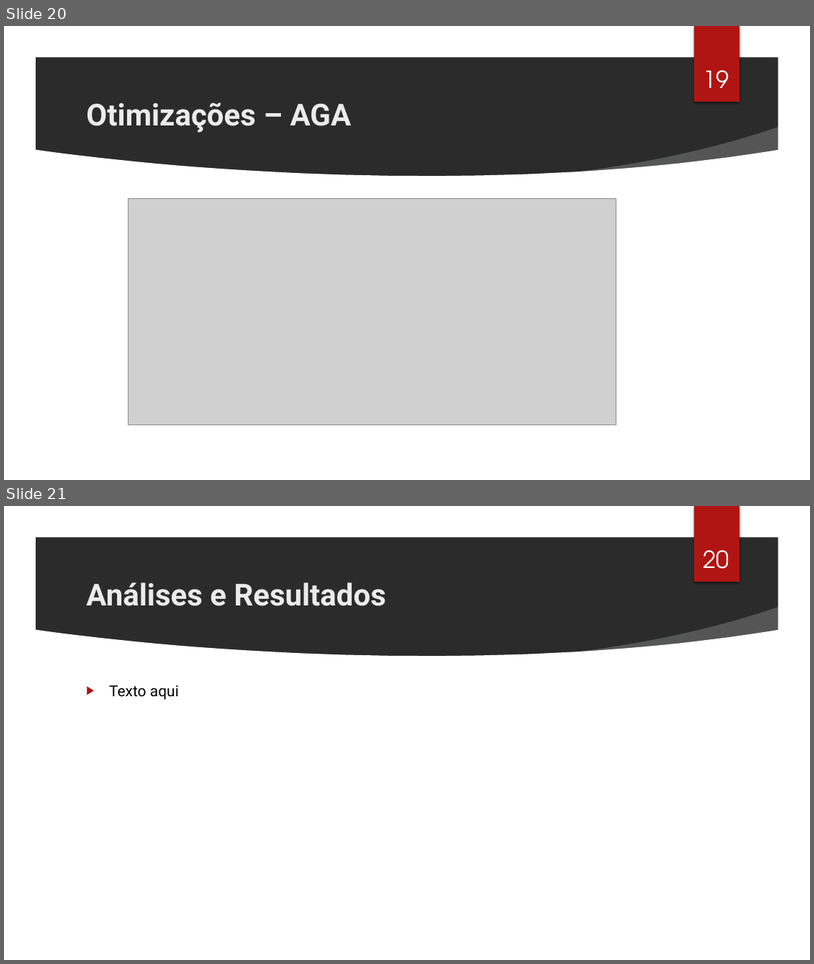
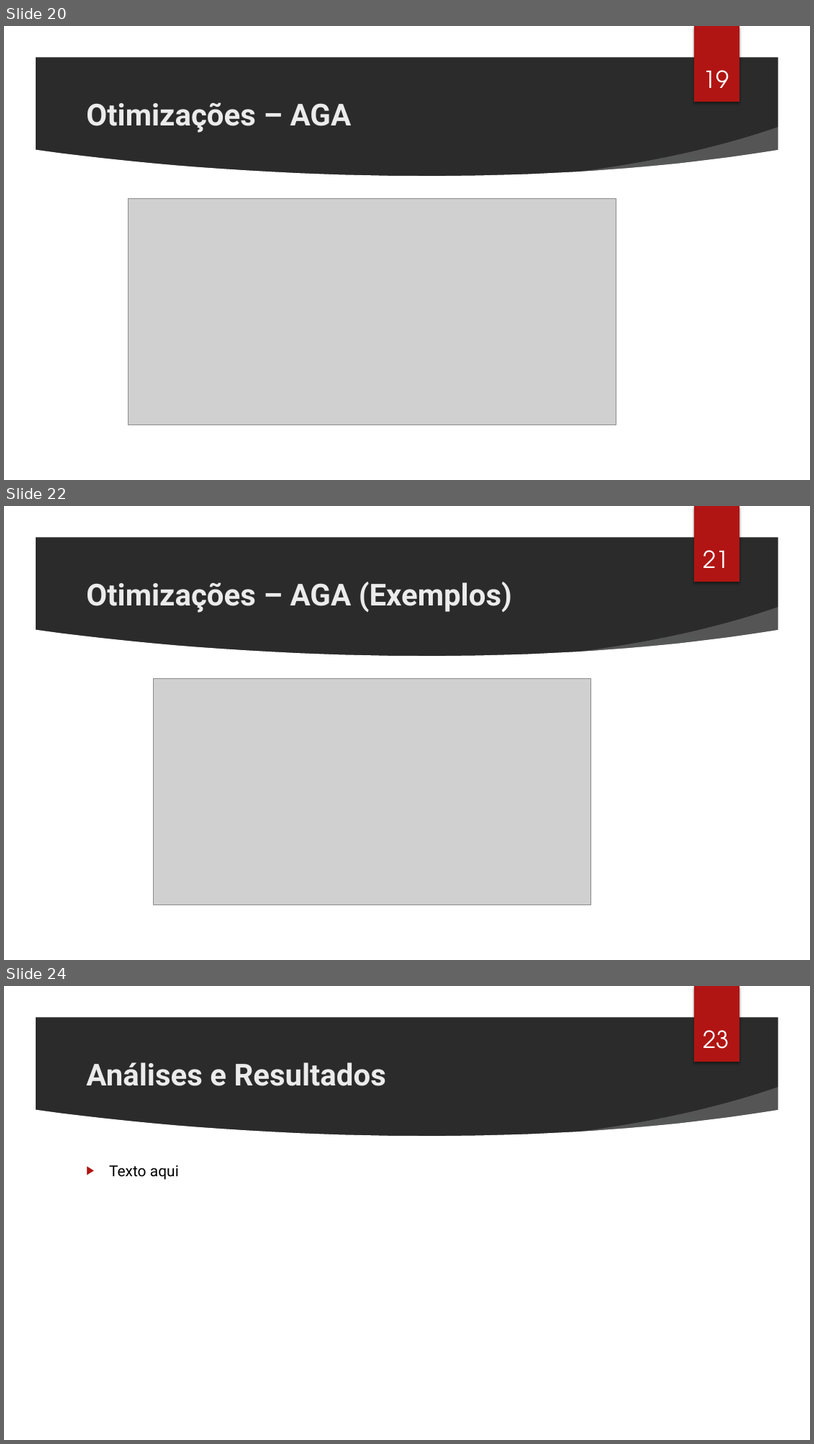
Before and after one commit to cassioss/genetics, a slide deck: presentations/TG2_Apresentacao_Cassio.pptx. Shown one above the other, each under a label of ours: slides 20 and 21 before the commit, slides 20, 22 and 24 after it; the slides between them are not shown. The pictures are 814x964 and 814x1444 pixels, drawn with LibreOffice and Linux fonts; fonts in the diff are those of the drawing; grey boxes stand for pictures; background and template pictures are left out; a plain dark background stands for a picture behind light text. Boxes give left, top, right and bottom in pixels: in the first picture for what was removed or moved away, otherwise in the second. Text is boxed around its words. In the diff, an @@ line names an element or a change of style, - is before the commit and + after.

Commit message:
Added a few more images for presentation

```diff
--- a/presentations/TG2_Apresentacao_Cassio.pptx
+++ b/presentations/TG2_Apresentacao_Cassio.pptx
@@ slide 22 added at box(4, 506, 810, 960), background picture (left out); not listed: 7 template elements that a slide beside it also shows @@
@@ page number added at box(703, 550, 729, 568), 28 pt, text #FFFFFF @@
+21
@@ title added at box(86, 582, 512, 613), 36 pt, text #EBEBEB, bold @@
+Otimizações – AGA (Exemplos)
@@ picture added at box(154, 678, 591, 905) @@
@@ what was slide 21 is now slide 24 @@
@@ page number at box(703, 1030, 729, 1049): text changed @@
-20
+23
```
Also in this commit, not shown: 2 other slides added, 17 other files.
